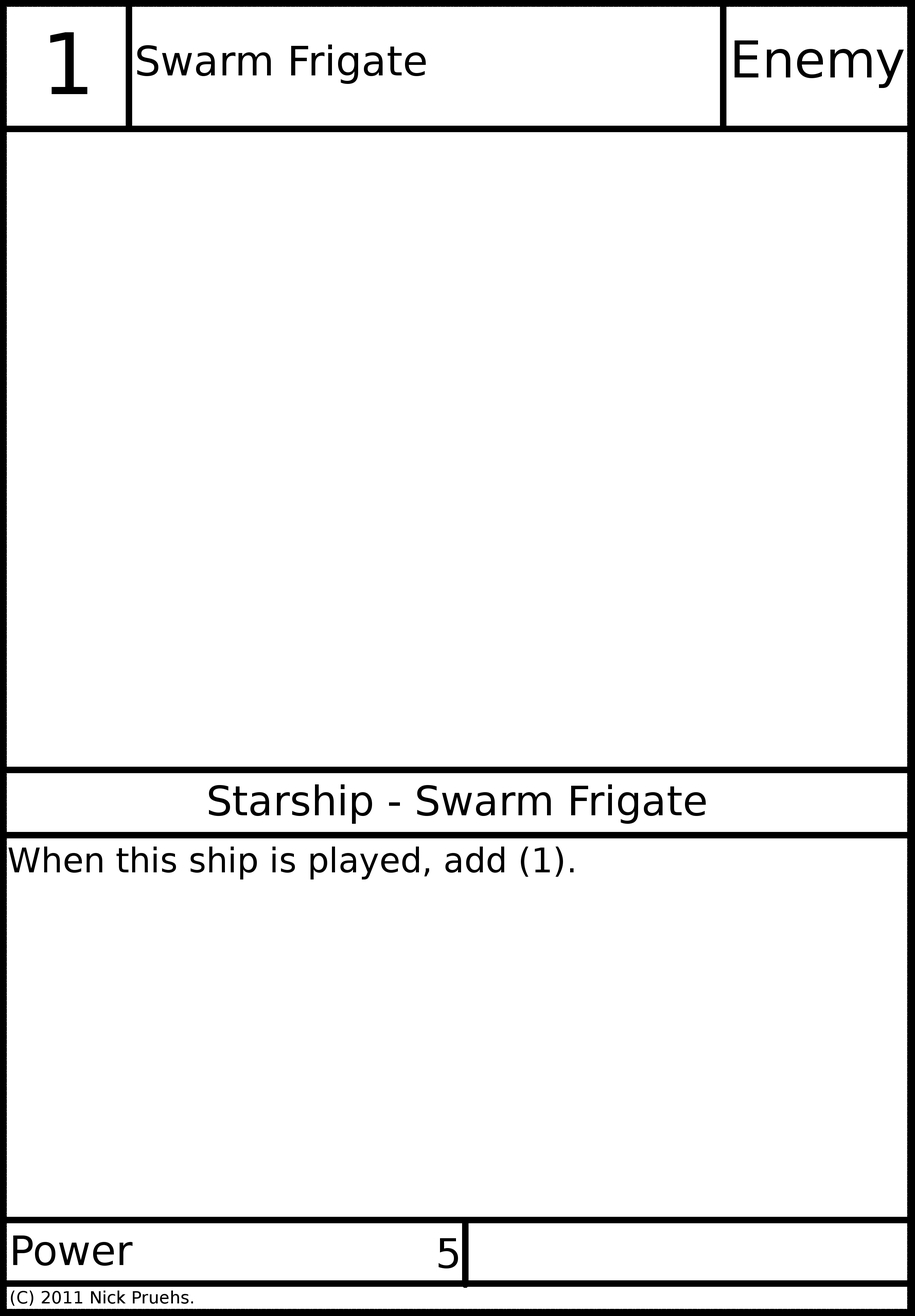
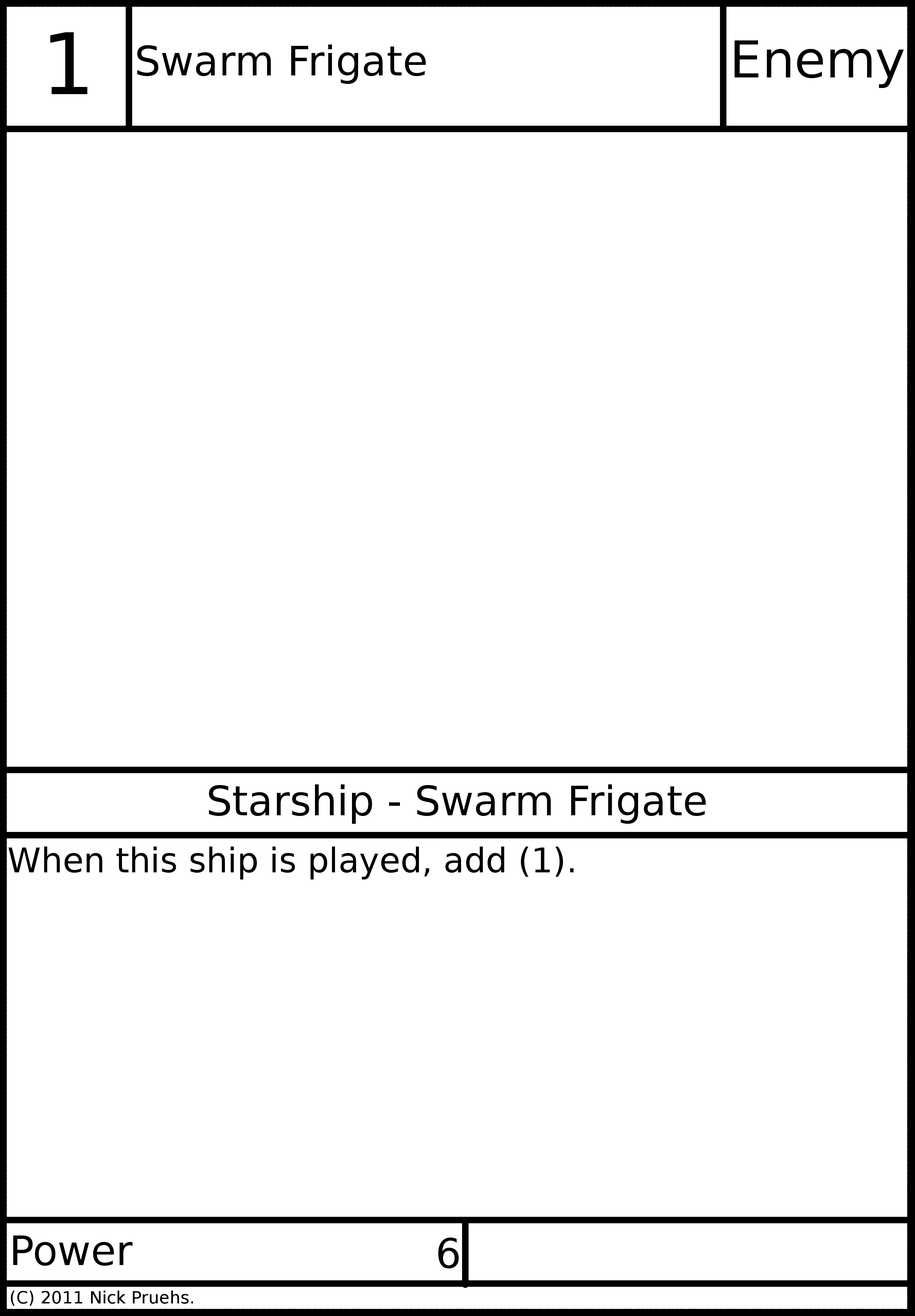
Layers edited between the first and the second 915 × 1316 image:
painted on "Power Value" over [438, 1237, 459, 1269]
